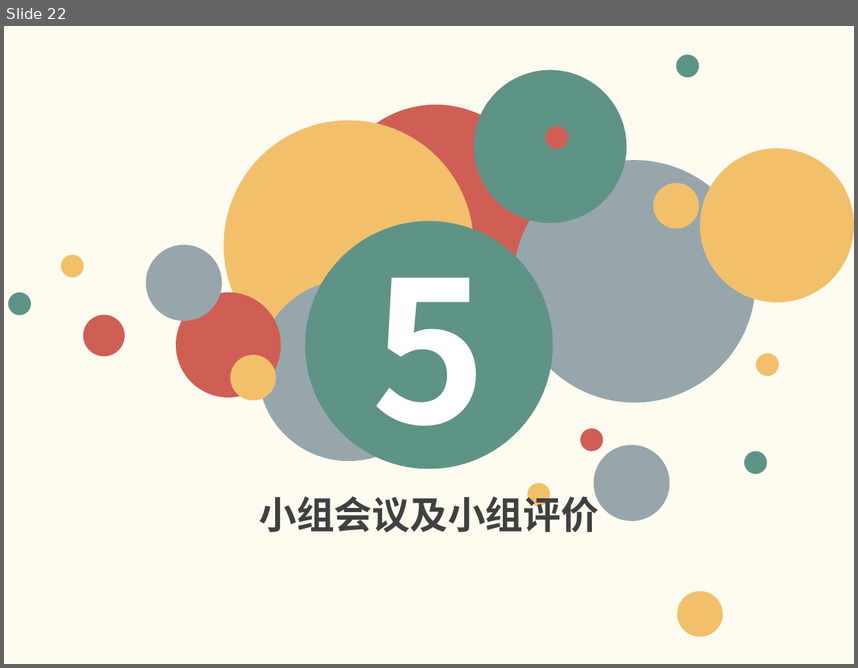
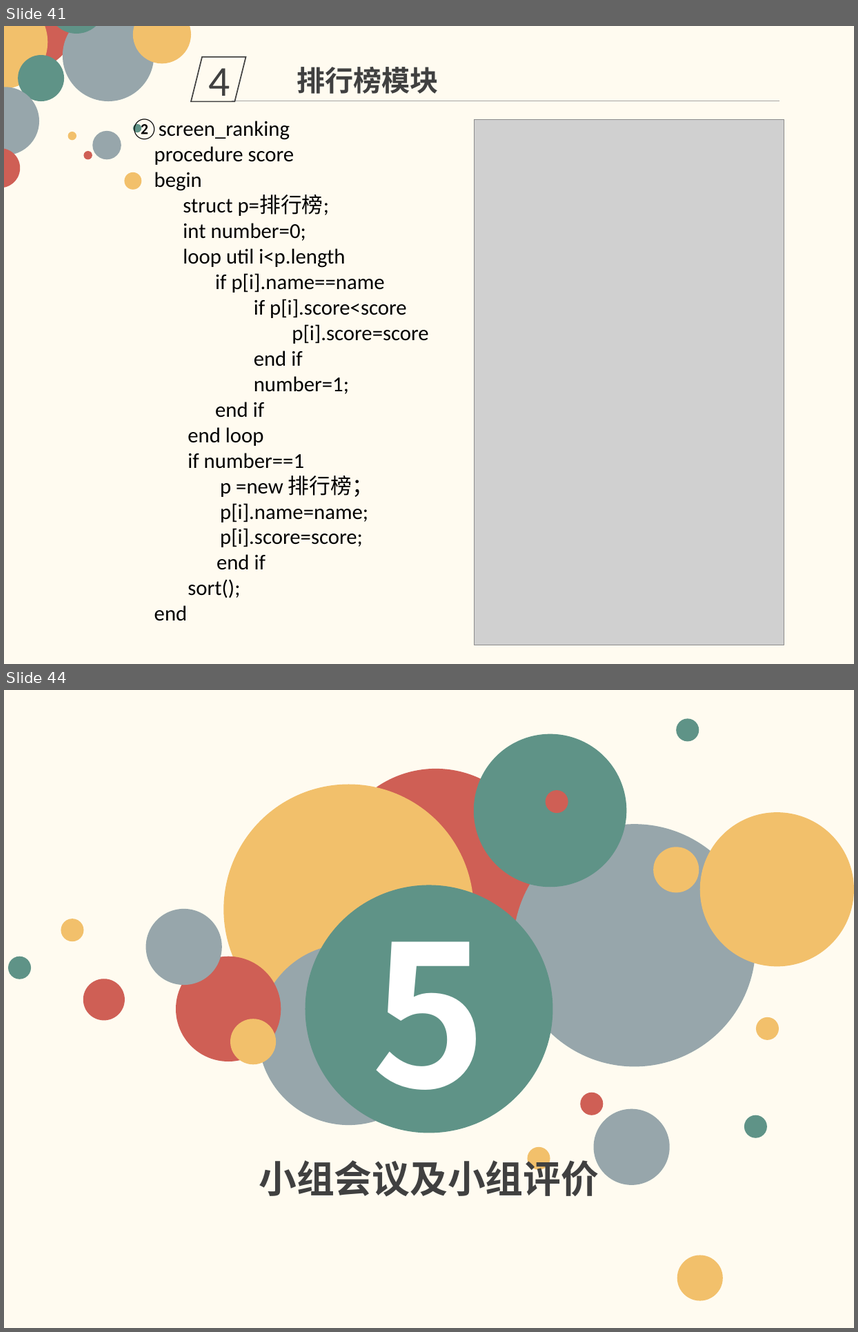
Before and after one commit to firstprojectmicheng/SE2018-G08, a slide deck: SE2018春-G08-详细设计.pptx. Shown one above the other, each under a label of ours: slide 22 before the commit, slides 41 and 44 after it; the slides between them are not shown. The pictures are 858x668 and 858x1332 pixels, drawn with LibreOffice and Linux fonts; fonts in the diff are those of the drawing; grey boxes stand for pictures. Boxes give left, top, right and bottom in pixels: in the first picture for what was removed or moved away, otherwise in the second. Text is boxed around its words. In the diff, an @@ line names an element or a change of style, - is before the commit and + after.

```diff
--- a/SE2018春-G08-详细设计.pptx
+++ b/SE2018春-G08-详细设计.pptx
@@ slide 41 added at <box>4,26,854,664</box>, background #FFFBF0 @@
@@ group added at <box>4,26,191,190</box>: 13 ellipses @@
@@ parallelogram added at <box>191,56,246,101</box>, outline #404040 1 pt, 36 pt, text #404040 @@
+4
@@ text added at <box>297,67,438,94</box>, 24 pt, text #404040, bold @@
+排行榜模块
@@ line added from (232, 101) to (780, 101), #A6A6A6 0.5 pt @@
@@ text added at <box>130,118,428,621</box>, 18 pt, text #000000 @@
+②screen_ranking
+procedure score
+begin
+struct p=排行榜;
+int number=0;
+loop util i<p.length
+if p[i].name==name
+if p[i].score<score
+p[i].score=score
+end if
+number=1;
+end if
+end loop
+if number==1
+p =new 排行榜；
+p[i].name=name;
+p[i].score=score;
+end if
+sort();
+end
@@ picture added at <box>474,120,784,645</box> @@
@@ what was slide 22 is now slide 44 @@
```
Also in this commit, not shown: 8 slides changed, 24 other slides added, 3 slides removed.
